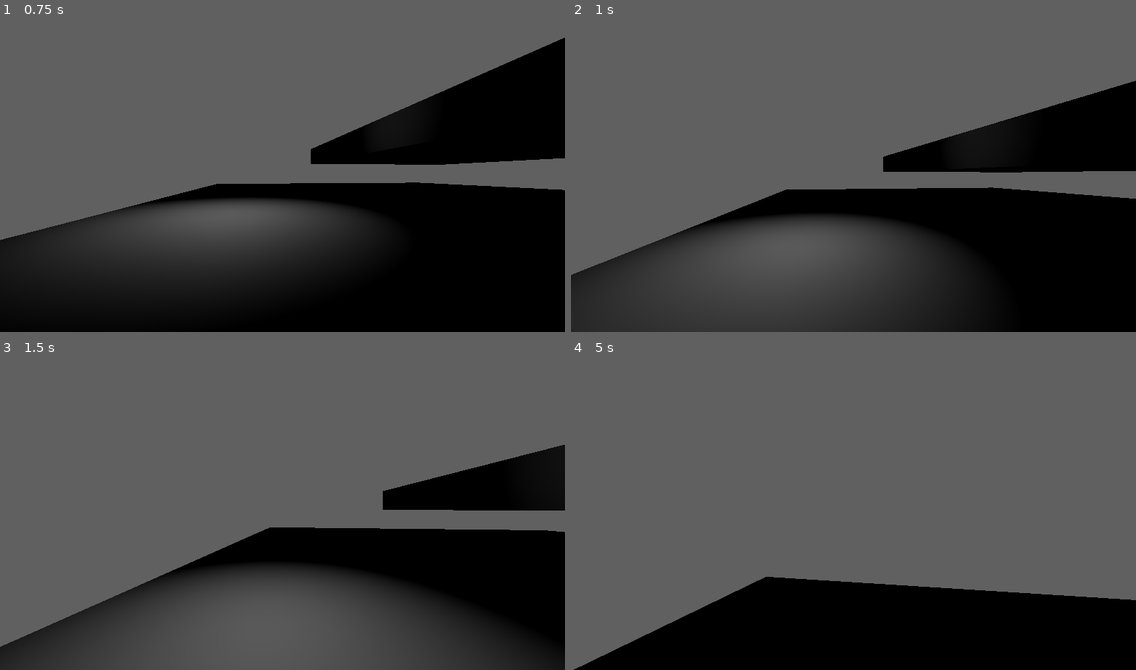
Above: before the commit, frames 1-4 (two rows, left to right).
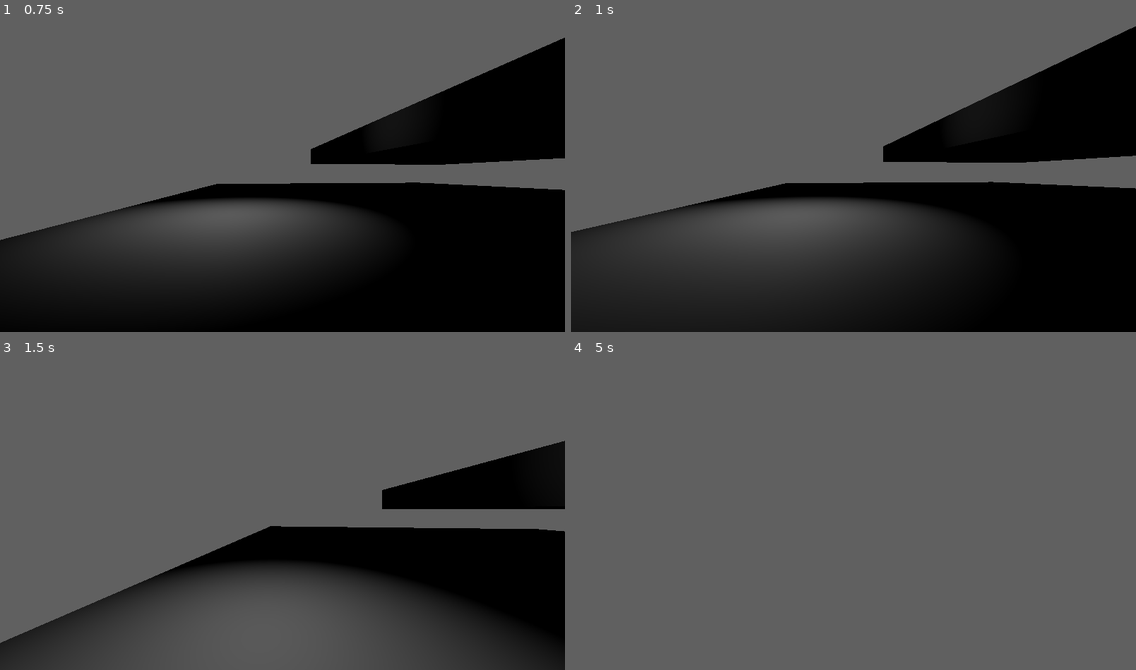
Above: after the commit, the same moments.

Repository: acnbhop/kengd
Game: Godot game, scene res://levels/test_level.tscn
Two runs of this game, one before a commit and one after it. Both use one fixed random seed, a clock stepped at 60 frames per second and the inputs below. The project has no main scene, so this scene is started directly.
Inputs (mouse positions are in pixels of both pictures, inside the frame that each line leads up to):
- Up to frame 1 (0.75 s): tap Enter at 0.5 s; move the mouse to (310, 171) at 0.52 s; hold W (move_forward) from 0.53 s (still down); hold Ctrl (duck) from 0.53 s (still down)
- Up to frame 2 (1 s): keep holding W (move_forward); keep holding Ctrl (duck); tap Space (jump) at 0.77 s; tap Shift (sprint) at 0.8 s
- Up to frame 3 (1.5 s): keep holding W (move_forward); tap Space (jump) at 1.07 s; move the mouse to (254, 513) at 1.27 s; release Ctrl (duck) at 1.28 s; tap Shift (sprint) at 1.35 s
- Up to frame 4 (5 s): keep holding W (move_forward); tap Space (jump) at 1.52, 1.55, 1.82, 2.1, 3.02, 3.32, 3.77, 3.8, 4.07, 4.52, 4.82 s; move the mouse to (864, 506) at 2.02 s; hold Ctrl (duck) 2.03-2.78 s; move the mouse to (847, 516) at 2.77 s; tap Ctrl (duck) at 2.85, 4.35 s; tap Shift (sprint) at 3.05 s; move the mouse to (893, 516) at 3.52 s; hold Shift (sprint) 3.53-4.28 s; move the mouse to (808, 506) at 4.27 s

Frame 1 is identical in both runs. In frame 2, 23% of the frame differs, in the area x 0-100%, y 2-100%; in frame 3, 0.9%; in frame 4, 22%.

Commit message:
sprinting, needs strafing and backwards

Diff:
--- a/Code/character.gd
+++ b/Code/character.gd
@@ -1,4 +1,12 @@
+#==================================================================================================
 # Copyright Grant Abernathy & Kendalynn Kohler. All rights reserved.
+#==================================================================================================
+# File:		code/character.gd
+# Author: 	Grant Abernathy & Kendalynn Kohler
+# Date:		October 17th, 2025
+#
+# Purpose: Main character controller script.
+#==================================================================================================
 
 extends CharacterBody3D
 
@@ -42,11 +50,10 @@
 ## Height of collision shape when crouching.
 @export var f_crouching_height: float = 1.2
 
-#
+#==================================================================================================
 # These variables are not exported and are used internally.
-#
 # So update this file if node names change or anything.
-#
+#==================================================================================================
 
 ## Reference to the head node for camera rotation.
 @onready var node_head: Node3D = $head
@@ -70,10 +77,16 @@
 var f_gravity: float = ProjectSettings.get_setting("physics/3d/default_gravity")
 # Whether the character is currently crouching.
 var b_is_crouching: bool = false
+## Can we sprint
+var b_is_sprinting: bool = false
+## Stores the default FOV to return to.
+var f_default_fov: float
 
 # Lock cursor to the center of the screen on ready.
 func _ready() -> void:
 	Input.set_mouse_mode(Input.MOUSE_MODE_CAPTURED)
+	# Store the initial FOV when the game starts.
+	f_default_fov = node_camera.fov
 
 # Handle mouse movement for looking around.
 func _unhandled_input(event: InputEvent) -> void:
@@ -87,63 +100,62 @@
 
 # Process physics / movement and everything.
 func _physics_process(delta: float) -> void:
+
+	#==================================================================================================
+	# 01. Handle Movement Input
+	#==================================================================================================
+	# We get a 2D vector from input actions and convert it to a 3D movement direction.
+	# which is the v3_movement_direction variable respectively.
+	#==================================================================================================
+
+	## v2_input_dir - 2D vector representing input direction.
+	var v2_input_dir: Vector2 = Input.get_vector("strafe_left", "strafe_right", "move_forward", "move_backward")
+	## v3_movement_direction - 3D vector representing movement direction.
+	var v3_movement_direction: Vector3 = (transform.basis * Vector3(v2_input_dir.x, 0, v2_input_dir.y)).normalized()
 	## v3_current_velocity - Variable to hold the current velocity during calculations.
 	var v3_current_velocity: Vector3 = velocity
+
+	#==================================================================================================
+	# 02. Handling stuff.
+	#==================================================================================================
+	# This section handles gravity, jumping, crouching, sprinting, camera roll, and
+	# movement speed adjustments based on the player's state.
+	#==================================================================================================
+
+	## b_wants_to_sprint - Boolean indicating if the player wants to sprint.
+	var b_wants_to_sprint: bool = Input.is_action_pressed("sprint")
+	## b_wants_to_crouch - Boolean indicating if the player wants to crouch.
+	var b_wants_to_crouch: bool = Input.is_action_pressed("duck")
+
+	# Handle sprinting state
+	b_is_sprinting = b_wants_to_sprint and not b_wants_to_crouch and v2_input_dir.y < 0
+
+	# Handle crouching state
+	# Prevent standing up if there's a ceiling above
+	var IsCeilingAbove: bool = (node_ceiling_check_1 and node_ceiling_check_1.is_colliding()) or \
+							  (node_ceiling_check_2 and node_ceiling_check_2.is_colliding()) or \
+							  (node_ceiling_check_3 and node_ceiling_check_3.is_colliding()) or \
+							  (node_ceiling_check_4 and node_ceiling_check_4.is_colliding())
+	if b_is_crouching and not b_wants_to_crouch and IsCeilingAbove:
+		b_wants_to_crouch = true
+	b_is_crouching = b_wants_to_crouch
+
+	## f_current_speed - Determines the current speed based on sprint/crouch state.
+	var f_current_speed: float
+	if b_is_sprinting:
+		f_current_speed = f_sprint_speed
+	elif b_is_crouching:
+		f_current_speed = f_crouch_speed
+	else:
+		f_current_speed = f_movement_speed
 
 	# Apply gravity
 	if not is_on_floor():
 		v3_current_velocity.y -= f_gravity * delta
 
 	# Handle jumping
-	if Input.is_action_just_pressed("jump") and is_on_floor():
+	if Input.is_action_just_pressed("jump") and is_on_floor() and not b_is_crouching:
 		v3_current_velocity.y = f_jump_force
-
-	## b_wants_to_crouch - Boolean indicating if the player wants to crouch.
-	var b_wants_to_crouch: bool = Input.is_action_pressed("duck")
-
-	# Boolean to check if any of the ceiling raycasts are colliding.
-	var IsCeilingAbove: bool = (node_ceiling_check_1 and node_ceiling_check_1.is_colliding()) or \
-		(node_ceiling_check_2 and node_ceiling_check_2.is_colliding()) or \
-		(node_ceiling_check_3 and node_ceiling_check_3.is_colliding()) or \
-		(node_ceiling_check_4 and node_ceiling_check_4.is_colliding())
-
-	# Prevent standing up if there's a ceiling above
-	if b_is_crouching and not b_wants_to_crouch and IsCeilingAbove:
-		b_wants_to_crouch = true
-
-	b_is_crouching = b_wants_to_crouch
-
-	# Determine target heights and speed based on the crouch state
-
-	## f_target_head_y - Vertical position of the head node.
-	var f_target_head_y: float = f_crouch_depth if b_is_crouching else 0.0
-
-	## f_target_collision_height - Height of the collision shape.
-	var f_target_collision_height: float = f_crouching_height if b_is_crouching else f_standing_height
-
-	## f_current_speed - Movement speed based on crouch state.
-	var f_current_speed: float = f_crouch_speed if b_is_crouching else f_movement_speed
-
-	# Smoothly interpolate head position
-	node_head.position.y = lerp(node_head.position.y, f_target_head_y, delta * f_crouch_transition_speed)
-	node_collision_shape.shape.height = lerp(node_collision_shape.shape.height, f_target_collision_height, delta * f_crouch_transition_speed)
-
-	# Handle movement input
-	# We get a 2D vector from input actions and convert it to a 3D movement direction.
-	# which is the v3_movement_direction variable respectively.
-
-	## v2_input_dir - 2D vector representing input direction.
-	var v2_input_dir: Vector2 = Input.get_vector("strafe_left", "strafe_right", "move_forward", "move_backward")
-
-	## v3_movement_direction - 3D vector representing movement direction.
-	var v3_movement_direction: Vector3 = (transform.basis * Vector3(v2_input_dir.x, 0, v2_input_dir.y)).normalized()
-
-	# Handle the camera roll.
-
-	## f_target_roll - Target roll angle based on strafing input.
-	var f_target_roll: float = -v2_input_dir.x * deg_to_rad(f_camera_roll_amount)
-
-	node_camera.rotation.z = lerp(node_camera.rotation.z, f_target_roll, delta * f_camera_roll_speed)
 
 	# Handle horizontal movement
 	if v3_movement_direction:
@@ -153,6 +165,27 @@
 		v3_current_velocity.x = move_toward(v3_current_velocity.x, 0, f_current_speed)
 		v3_current_velocity.z = move_toward(v3_current_velocity.z, 0, f_current_speed)
 
+	# Handle Smooth FOV change for sprinting
+	var target_fov = f_default_fov + f_sprint_fov_increase if b_is_sprinting else f_default_fov
+	node_camera.fov = lerp(node_camera.fov, target_fov, delta * f_fov_transition_speed)
+
+	# Handle the camera roll.
+	var current_roll_amount = f_camera_roll_amount if not b_is_crouching else f_camera_roll_amount * f_crouch_roll_multiplier
+	var f_target_roll: float = -v2_input_dir.x * deg_to_rad(current_roll_amount)
+	node_camera.rotation.z = lerp(node_camera.rotation.z, f_target_roll, delta * f_camera_roll_speed)
+
+	# Smoothly interpolate head position and collision height for crouching
+	var f_target_head_y: float = f_crouch_depth if b_is_crouching else 0.0
+	var f_target_collision_height: float = f_crouching_height if b_is_crouching else f_standing_height
+	node_head.position.y = lerp(node_head.position.y, f_target_head_y, delta * f_crouch_transition_speed)
+	if node_collision_shape and node_collision_shape.shape:
+		node_collision_shape.shape.height = lerp(node_collision_shape.shape.height, f_target_collision_height, delta * f_crouch_transition_speed)
+
+	#==================================================================================================
+	# 03. Final steps
+	#==================================================================================================
+	# This section applies the calculated velocity and calls the move_and_slide function.
+	#==================================================================================================
 	# Apply the calculated velocity
 	velocity = v3_current_velocity
 	# Call the move_and_slide function to move the character
